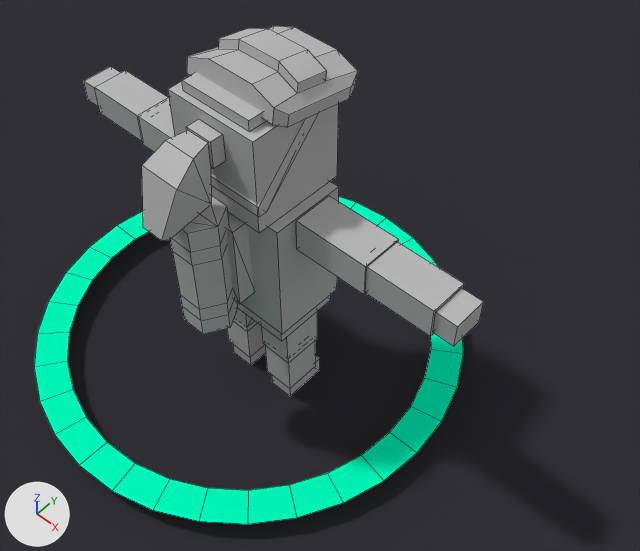
Two versions of the Blender file main.blend, one commit apart.
Both versions are drawn from a 50 mm camera at (3.51, -2.97, 5.91) aimed at (1.29, -0.56, 2.25). Lighting does not change. The marker at lower left points along +X, +Y and +Z. Mesh edges are drawn as thin lines.

Names of what the first picture shows: 'Ground', 'Mark_Position', 'SA_Char_Survivor_FemalePyro.001'.
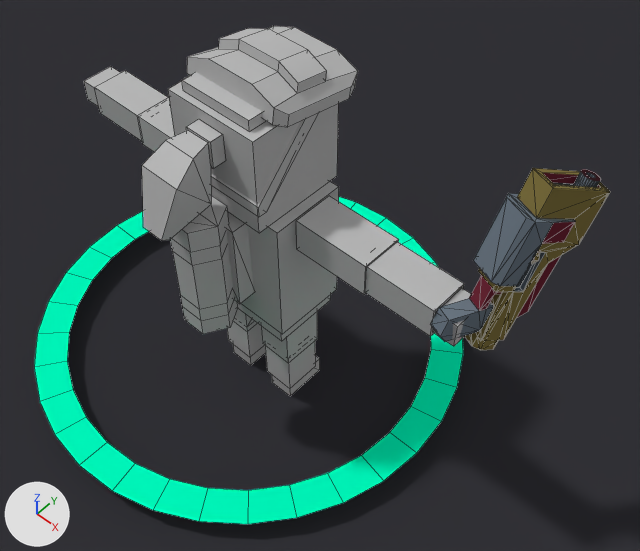
Commit message: feat: adicionado arma para o player

The change, as a diff of the scene's bpy script:
```diff
--- a/main.blend.py
+++ b/main.blend.py
@@ mat_yellow_002 @@
+mat_yellow_002 = diffuse_material('yellow.002')
+mat_yellow_002.base_color = (0.227, 0.179, 0.055)  # yellow #837542
@@ mat_metal_006 @@
+mat_metal_006 = diffuse_material('metal.006')
+mat_metal_006.base_color = (0.163, 0.0229, 0.0398)  # dark red #702a38
@@ mat_dark_004 @@
+mat_dark_004 = diffuse_material('dark.004')
+mat_dark_004.base_color = (0.157, 0.196, 0.239)  # blue #6e7a86
@@ me_blasterm @@
+me_blasterm.from_pydata(...)  # 251 vertices, 508 faces; spans x -0.07..0.07, y -0.177..0.177, z -0.315..0.315
+# faces by material slot: [243, 128, 137]
+me_blasterm.materials.append(mat_dark_004)  # blue #6e7a86
+me_blasterm.materials.append(mat_metal_006)  # dark red #702a38
+me_blasterm.materials.append(mat_yellow_002)  # yellow #837542
@@ ob_blasterm @@
+ob_blasterm = bpy.data.objects.new('blasterM', me_blasterm)
+ob_blasterm.location = (2.052, 0.219, 2.301)
+ob_blasterm.rotation_euler = (0.386, 3.067, -0.415)  # degrees (22, 176, -24)
+ob_blasterm.scale = (1.85, 1.85, 1.85)
```

Pixel boxes [x1, y1, x2, y2] of what changed, in the pictures (640 x 551 px):
'blasterM', added: after [431, 168, 610, 350]
    faces in mat_dark_004 (blue #6e7a86): [431, 172, 600, 342]
    faces in mat_yellow_002 (yellow #837542): [465, 168, 610, 350]
    faces in mat_metal_006 (dark red #702a38): [469, 170, 601, 318]
